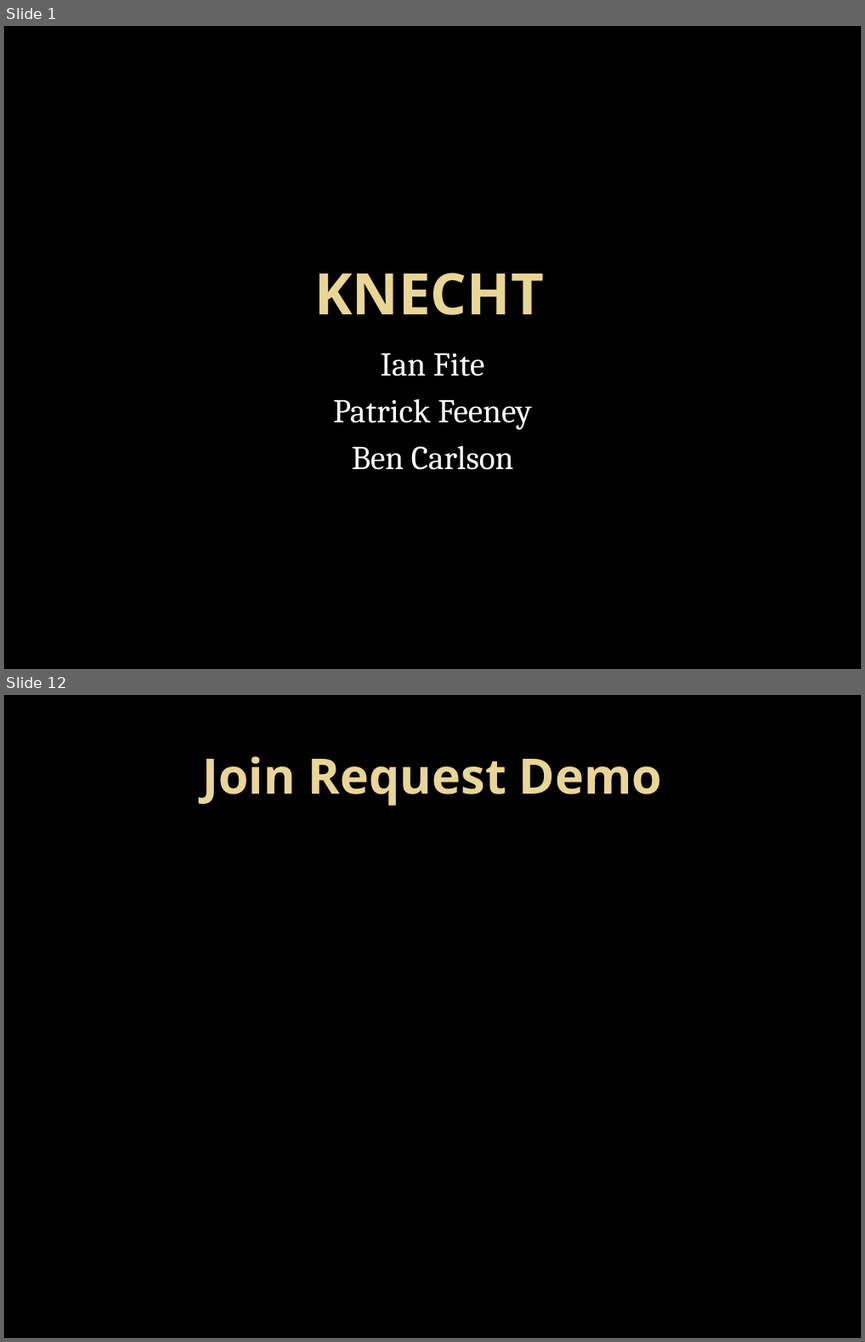
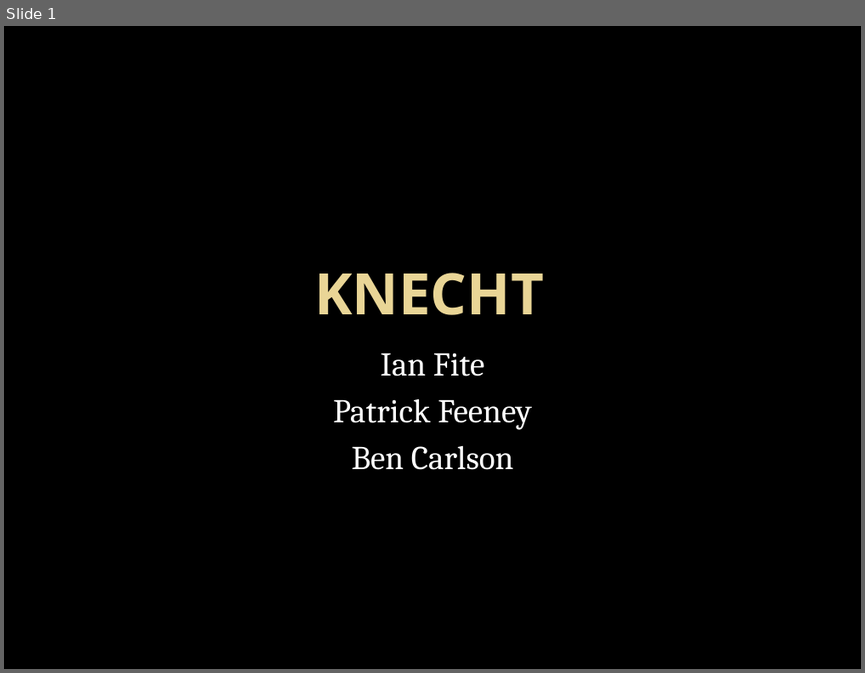
Before and after one commit to ProfBMoriarty/Knecht, a slide deck: Knecht.pptx. Shown one above the other, each under a label of ours: slides 1 and 12 before the commit, slide 1 after it; the slides between them are not shown. The pictures are 865x1342 and 865x673 pixels, drawn with LibreOffice and Linux fonts; fonts in the diff are those of the drawing; background and template pictures are left out. Boxes give left, top, right and bottom in pixels: in the first picture for what was removed or moved away, otherwise in the second. Text is boxed around its words. In the diff, an @@ line names an element or a change of style, - is before the commit and + after.

Commit message:
Posted PowerPoint
Going to make a better version of the multiplayer demo, but this is
feature complete.

```diff
--- a/Knecht.pptx
+++ b/Knecht.pptx
@@ slide 12 removed at (4, 695, 861, 1338), background picture (left out) @@
@@ title removed at (202, 756, 662, 805) @@
-Join Request Demo
```
Also in this commit, not shown: 10 slides changed, 2 slides added, 7 other slides removed.
